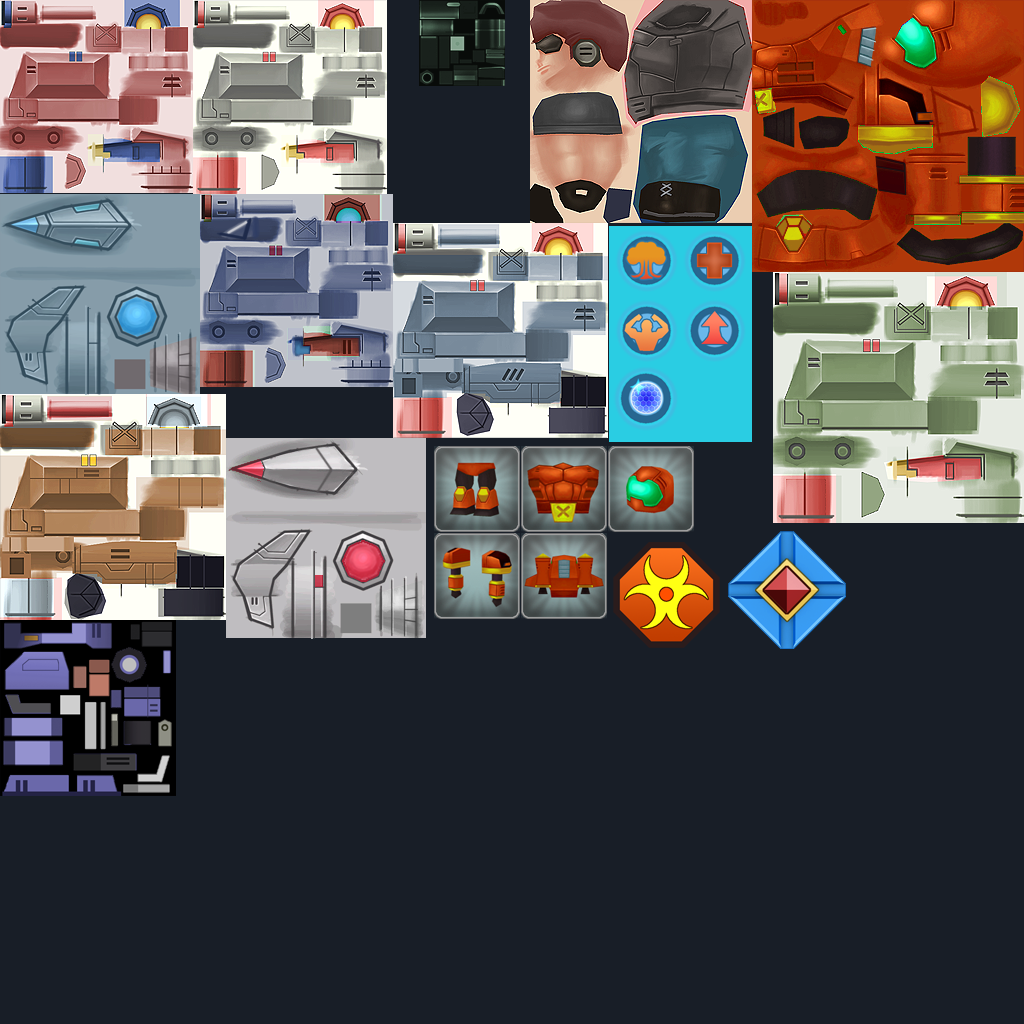
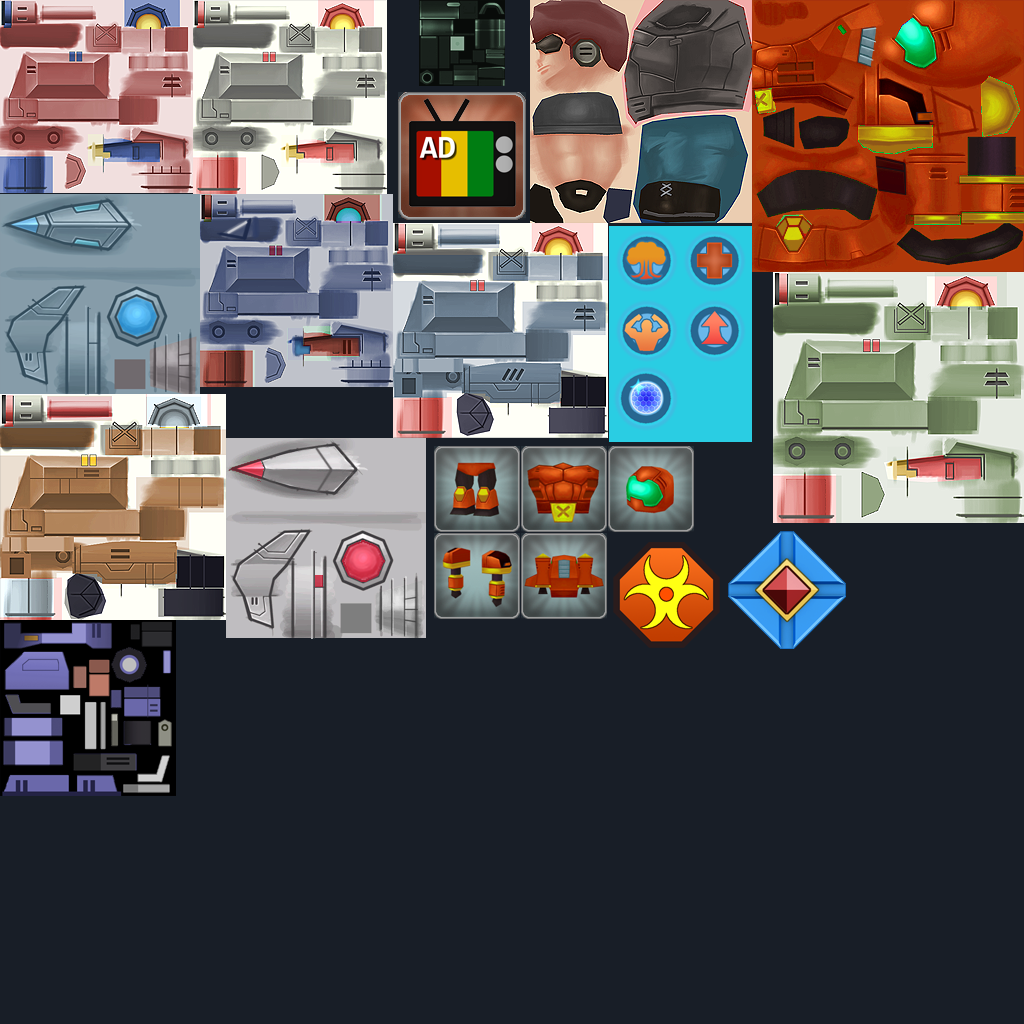
Before/after of a 1024 x 1024 layered artwork. What changed in the layer stack:
added layer "Layer 20" in group "Group 1" over bbox(398, 92, 526, 220)
